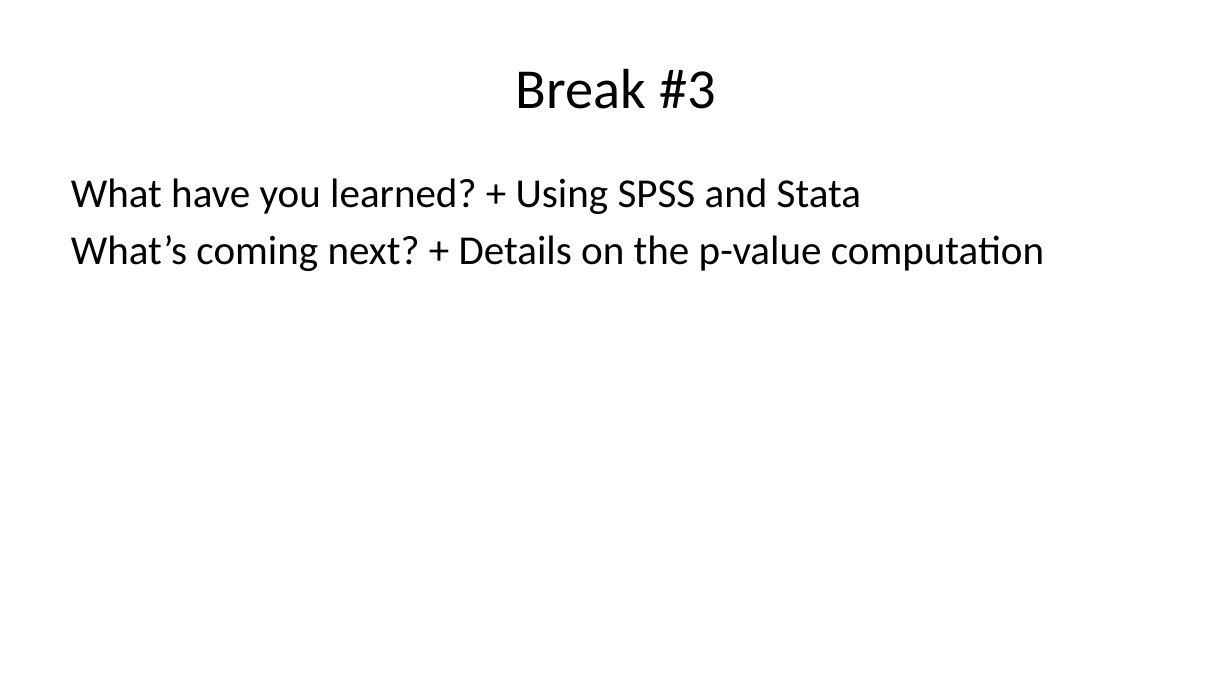
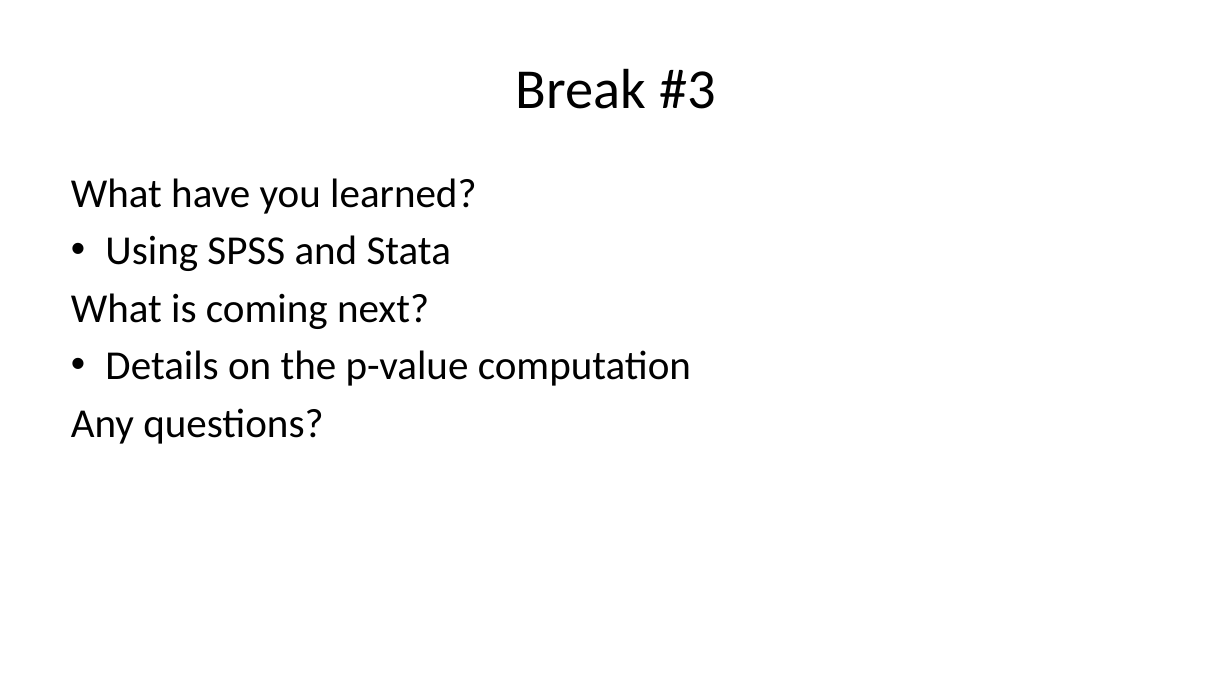
Before and after one commit to pmean/talks, a slide deck: slide 26 of exact-tests/results/exact-and-randomization-tests.pptx (slide 25 before the commit). Drawn at 1232x693 pixels with LibreOffice and Linux fonts; fonts in the diff are those of the drawing. Boxes give left, top, right and bottom in pixels: in the first picture for what was removed or moved away, otherwise in the second. Text is boxed around its words. In the diff, an @@ line names an element or a change of style, - is before the commit and + after.

```diff
--- a/exact-tests/results/exact-and-randomization-tests.pptx
+++ b/exact-tests/results/exact-and-randomization-tests.pptx
@@ text at (x1=71, y1=178, x2=691, y2=444): text changed @@
-What have you learned? + Using SPSS and Stata
-What’s coming next? + Details on the p-value computation
+What have you learned?
+• Using SPSS and Stata
+What is coming next?
+• Details on the p-value computation
+Any questions?
```
Also in this commit, not shown: 5 other slides changed, 11 slides added, 4 slides removed, 5 other files.
